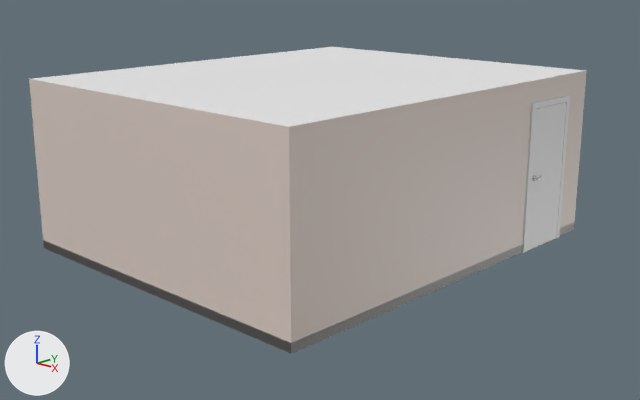
An edit to the Blender file BLENDER/simple3d house/house.blend, drawn before and after from the same camera.
Before and after are seen from a 50 mm camera at (6.1, -5.95, 4.01) aimed at (-2.17, 2.71, 0.71). The axes (+X, +Y, +Z) are drawn at lower left. The lights are the same throughout.

In view in the first picture: 'Baseboard', 'Ceiling', 'Door', 'DoorFrame', 'Room'.
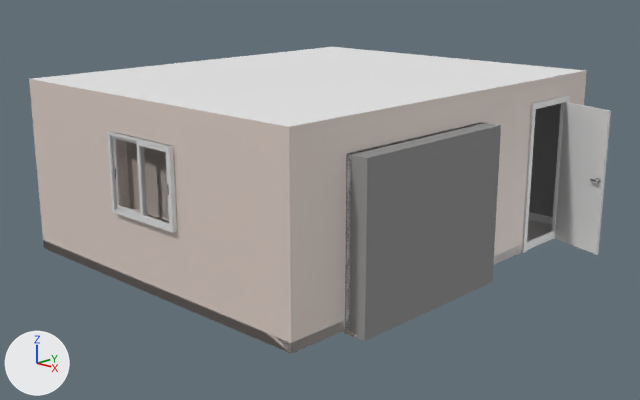
Commit message: added window

What differs and where, as boxes [x1, y1, x2, y2] in the pictures (640 x 400 px):
'Room', modifiers changed
    both: [29, 71, 587, 354]
'Door', turned
    before: [527, 102, 566, 251]
    after: [555, 102, 611, 255]
'Window.R', added
    after: [136, 141, 170, 228]
'Window.L', added
    after: [112, 136, 141, 217]
'WindowFrame', added
    after: [107, 131, 177, 233]
'Window', added
    after: [342, 123, 483, 338]
'Handle_Front', turned (not visible before)
    after: [590, 177, 601, 183]
'Handle_Back', turned (not visible afterwards)
    before: [532, 175, 542, 181]
'Handle.001', added
    after: [167, 184, 169, 195]

Diff of the bpy script that builds the scene:
```diff
--- a/BLENDER/simple3d house/house.blend.py
+++ b/BLENDER/simple3d house/house.blend.py
@@ mat_sill_material @@
+mat_sill_material = bpy.data.materials.new('Sill_material')
+# nodes: BsdfAnisotropic, BsdfPrincipled, MixShader, OutputMaterial
@@ mat_window_material @@
+mat_window_material = bpy.data.materials.new('Window_material')
+# nodes: BsdfAnisotropic, BsdfPrincipled, MixShader, OutputMaterial
@@ mat_plastic_handle_material @@
+mat_plastic_handle_material = bpy.data.materials.new('Plastic_Handle_material')
+# nodes: BsdfAnisotropic, BsdfPrincipled, MixShader, OutputMaterial
+# colours: black #191919
@@ mat_glass_material @@
+mat_glass_material = bpy.data.materials.new('Glass_material')
+# nodes: BsdfAnisotropic, BsdfRefraction, BsdfTransparent, LightPath, MixShader, OutputMaterial
+# colours: white #e7e7e7
@@ mat_plastic @@
+mat_plastic = bpy.data.materials.new('Plastic')
+# nodes: BsdfAnisotropic, BsdfPrincipled, MixShader, OutputMaterial
+# colours: black #000000
@@ mat_glass @@
+mat_glass = bpy.data.materials.new('Glass')
+# nodes: BsdfAnisotropic, BsdfRefraction, BsdfTransparent, LightPath, MixShader, OutputMaterial
+# colours: white #e7e7e7
@@ mat_pvc @@
+mat_pvc = bpy.data.materials.new('PVC')
+# nodes: BsdfAnisotropic, BsdfPrincipled, MixShader, OutputMaterial
+# colours: white #ffffff
@@ mat_marble @@
+mat_marble = bpy.data.materials.new('Marble')
+# nodes: BsdfAnisotropic, BsdfPrincipled, MixShader, OutputMaterial
+# colours: white #f3e7da
@@ ob_room @@
 ob_room.location = (0.0, 0.0, 0.0)
+_m = ob_room.modifiers.new('Boolean', 'BOOLEAN')
+_m.object = ob_ctrl_hole
+_m.solver = 'FLOAT'
+_m = ob_room.modifiers.new('Boolean.001', 'BOOLEAN')
+_m.object = ob_ctrl_hole_001
+_m.solver = 'FLOAT'
+_m = ob_room.modifiers.new('Boolean.002', 'BOOLEAN')
+_m.object = ob_ctrl_hole_002
+_m.solver = 'FLOAT'
@@ ob_door @@
 ob_door.location = (0.418, -0.0221, 1.05)
+ob_door.rotation_euler = (0.0, 0.0, 1.251)  # degrees (0, 0, 72)
@@ ob_ctrl_hole_002 @@
+ob_ctrl_hole_002 = bpy.data.objects.new('CTRL_Hole.002', me_ctrl_hole_002)  # a box spanning x -0.599..0.599, y 0.0..0.3, z 0.0..0.998
+ob_ctrl_hole_002.parent = ob_window_group_001
+ob_ctrl_hole_002.location = (0.0, -0.15, 0.0)
@@ ob_window_group_001 @@
+ob_window_group_001 = bpy.data.objects.new('Window_Group.001', None)
+ob_window_group_001.parent = ob_room
+ob_window_group_001.location = (-2.471, 0.0348, 0.941)
@@ ob_ctrl_hole_001 @@
+ob_ctrl_hole_001 = bpy.data.objects.new('CTRL_Hole.001', me_ctrl_hole_001)  # a box spanning x -1.25..1.25, y -0.25..0.25, z -0.04..2.0
+ob_ctrl_hole_001.parent = ob_window_group
+ob_ctrl_hole_001.location = (0.0, 0.0, 0.0)
@@ ob_window_group @@
+ob_window_group = bpy.data.objects.new('Window_Group', None)
+ob_window_group.parent = ob_room
+ob_window_group.location = (0.04, 2.085, 0.0)
+ob_window_group.rotation_euler = (0.0, 0.0, 1.571)  # degrees (0, 0, 90)
@@ ob_windows_sill @@
+ob_windows_sill = bpy.data.objects.new('Windows_Sill', me_windows_sill)  # a box spanning x -0.6..0.6, y 0.0..0.22, z -0.01..0.0
+ob_windows_sill.parent = ob_windowframe
+ob_windows_sill.location = (0.0, -0.1, 0.0)
@@ ob_windowframe @@
+ob_windowframe = bpy.data.objects.new('WindowFrame', me_windowfrane)  # 128 vertices, 96 faces; spans x -0.61..0.61, y -0.102..0.0, z -0.01..1.01
+ob_windowframe.parent = ob_window_group_001
+ob_windowframe.location = (0.0, 0.0, 0.0)
@@ ob_handle_001 @@
+ob_handle_001 = bpy.data.objects.new('Handle.001', me_handle_001)  # 232 vertices, 224 faces; spans x -0.008..0.008, y -0.0038..0.0, z -0.0753..0.0503
+ob_handle_001.parent = ob_window_r
+ob_handle_001.location = (-0.035, -0.0355, 0.475)
@@ ob_window_r @@
+ob_window_r = bpy.data.objects.new('Window.R', me_window_r)  # 100 vertices, 73 faces; spans x -0.614..0.004, y -0.034..0.0, z 0.0..0.95
+ob_window_r.parent = ob_windowframe
+ob_window_r.location = (0.59, -0.0625, 0.025)
@@ ob_handle @@
+ob_handle = bpy.data.objects.new('Handle', me_handle_001.copy())
+ob_handle.parent = ob_window_l
+ob_handle.location = (0.035, -0.0355, 0.475)
@@ ob_window_l @@
+ob_window_l = bpy.data.objects.new('Window.L', me_window_l)  # 100 vertices, 73 faces; spans x -0.004..0.614, y -0.034..0.0, z 0.0..0.95
+ob_window_l.parent = ob_windowframe
+ob_window_l.location = (-0.59, -0.023, 0.025)
@@ ob_window @@
+ob_window = bpy.data.objects.new('Window', me_window)  # 144 vertices, 108 faces; spans x -1.25..1.25, y -0.14..0.14, z -0.04..2.0
+ob_window.parent = ob_window_group
+ob_window.location = (0.0, 0.0, 0.0)
```
